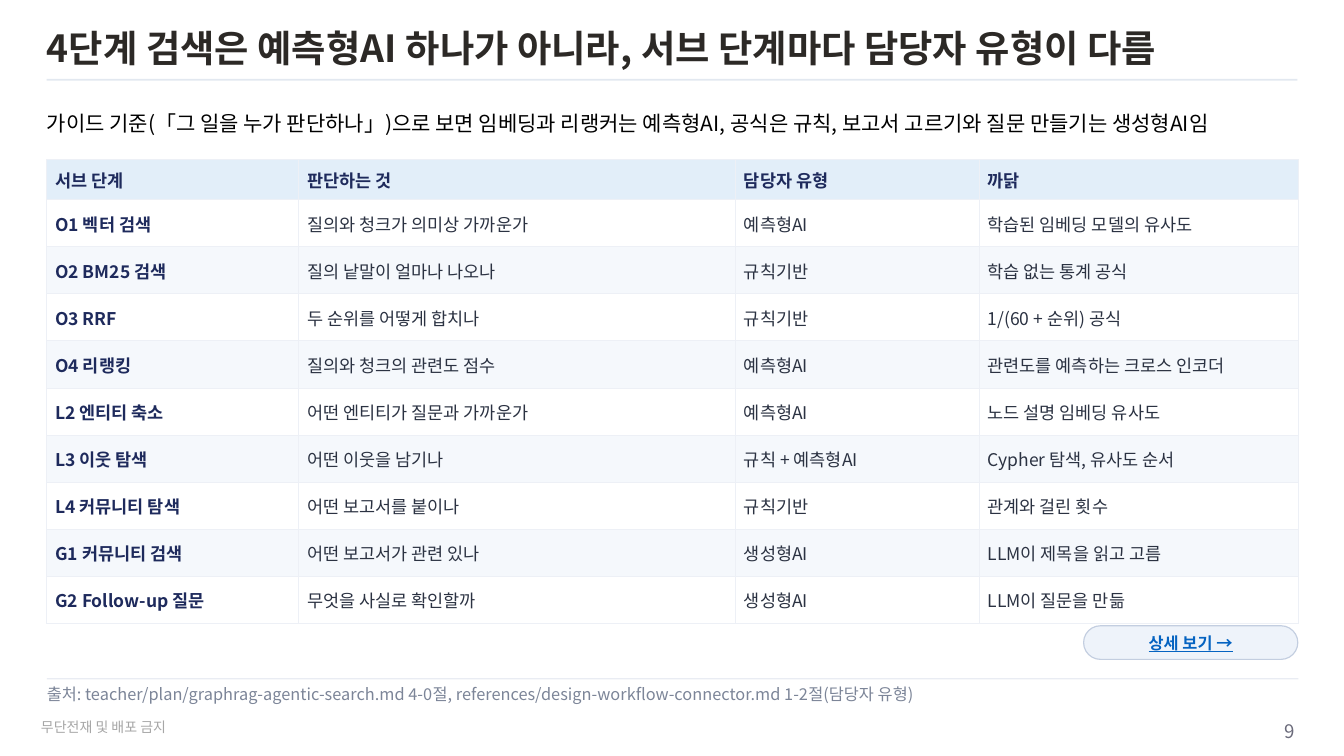
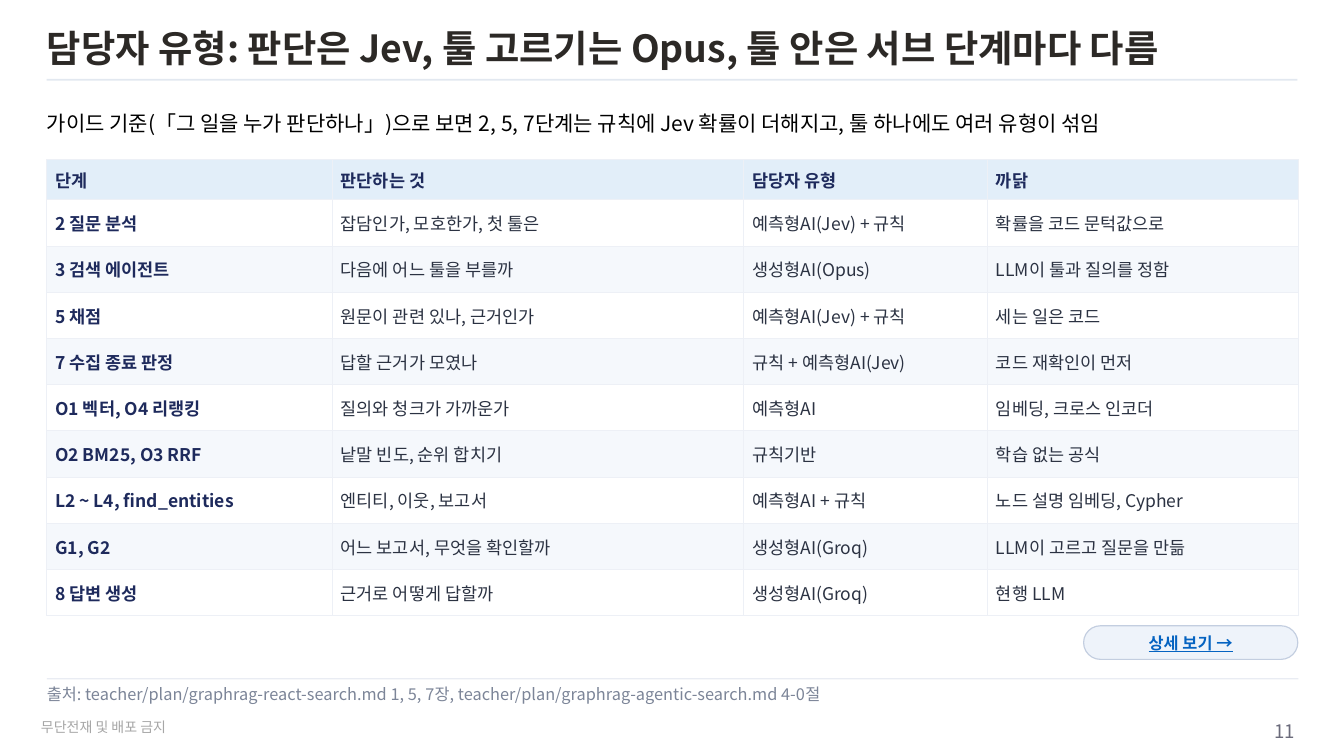
Before and after one commit to unicorn-campus/hybrid-ai, a slide deck: slide 11 of teacher/plan/graphrag-agentic-search.pptx (slide 9 before the commit). Drawn at 1344x756 pixels with LibreOffice and Linux fonts; fonts in the diff are those of the drawing. Boxes give left, top, right and bottom in pixels: in the first picture for what was removed or moved away, otherwise in the second. Text is boxed around its words. In the diff, an @@ line names an element or a change of style, - is before the commit and + after.

```diff
--- a/teacher/plan/graphrag-agentic-search.pptx
+++ b/teacher/plan/graphrag-agentic-search.pptx
@@ title at box(47, 30, 1159, 70): text changed @@
-4단계 검색은 예측형AI 하나가 아니라, 서브 단계마다 담당자 유형이 다름
+담당자 유형: 판단은 Jev, 툴 고르기는 Opus, 툴 안은 서브 단계마다 다름
@@ text at box(47, 113, 1100, 135): text changed @@
-가이드 기준(「그 일을 누가 판단하나」)으로 보면 임베딩과 리랭커는 예측형AI, 공식은 규칙, 보고서 고르기와 질문 만들기는 생성형AI임
+가이드 기준(「그 일을 누가 판단하나」)으로 보면 2, 5, 7단계는 규칙에 Jev 확률이 더해지고, 툴 하나에도 여러 유형이 섞임
@@ table at box(47, 160, 1299, 608) @@
-row 1, column 1: 서브 단계
+row 1, column 1: 단계
-row 2: O1 벡터 검색 | 질의와 청크가 의미상 가까운가 | 예측형AI | 학습된 임베딩 모델의 유사도
+row 2: 2 질문 분석 | 잡담인가, 모호한가, 첫 툴은 | 예측형AI(Jev) + 규칙 | 확률을 코드 문턱값으로
-row 3: O2 BM25 검색 | 질의 낱말이 얼마나 나오나 | 규칙기반 | 학습 없는 통계 공식
+row 3: 3 검색 에이전트 | 다음에 어느 툴을 부를까 | 생성형AI(Opus) | LLM이 툴과 질의를 정함
-row 4: O3 RRF | 두 순위를 어떻게 합치나 | 규칙기반 | 1/(60 + 순위) 공식
+row 4: 5 채점 | 원문이 관련 있나, 근거인가 | 예측형AI(Jev) + 규칙 | 세는 일은 코드
-row 5: O4 리랭킹 | 질의와 청크의 관련도 점수 | 예측형AI | 관련도를 예측하는 크로스 인코더
+row 5: 7 수집 종료 판정 | 답할 근거가 모였나 | 규칙 + 예측형AI(Jev) | 코드 재확인이 먼저
-row 6: L2 엔티티 축소 | 어떤 엔티티가 질문과 가까운가 | 예측형AI | 노드 설명 임베딩 유사도
+row 6: O1 벡터, O4 리랭킹 | 질의와 청크가 가까운가 | 예측형AI | 임베딩, 크로스 인코더
-row 7: L3 이웃 탐색 | 어떤 이웃을 남기나 | 규칙 + 예측형AI | Cypher 탐색, 유사도 순서
+row 7: O2 BM25, O3 RRF | 낱말 빈도, 순위 합치기 | 규칙기반 | 학습 없는 공식
-row 8: L4 커뮤니티 탐색 | 어떤 보고서를 붙이나 | 규칙기반 | 관계와 걸린 횟수
+row 8: L2 ~ L4, find_entities | 엔티티, 이웃, 보고서 | 예측형AI + 규칙 | 노드 설명 임베딩, Cypher
-row 9: G1 커뮤니티 검색 | 어떤 보고서가 관련 있나 | 생성형AI | LLM이 제목을 읽고 고름
+row 9: G1, G2 | 어느 보고서, 무엇을 확인할까 | 생성형AI(Groq) | LLM이 고르고 질문을 만듦
-row 10: G2 Follow-up 질문 | 무엇을 사실로 확인할까 | 생성형AI | LLM이 질문을 만듦
+row 10: 8 답변 생성 | 근거로 어떻게 답할까 | 생성형AI(Groq) | 현행 LLM
@@ text at box(47, 686, 820, 704): text changed @@
-출처: teacher/plan/graphrag-agentic-search.md 4-0절, references/design-workflow-connector.md 1-2절(담당자 유형)
+출처: teacher/plan/graphrag-react-search.md 1, 5, 7장, teacher/plan/graphrag-agentic-search.md 4-0절
@@ page number at box(1274, 724, 1295, 738): text changed @@
-9
+11
```
Also in this commit, not shown: 8 other slides changed, 4 slides added, 2 slides removed, 3 other files.
